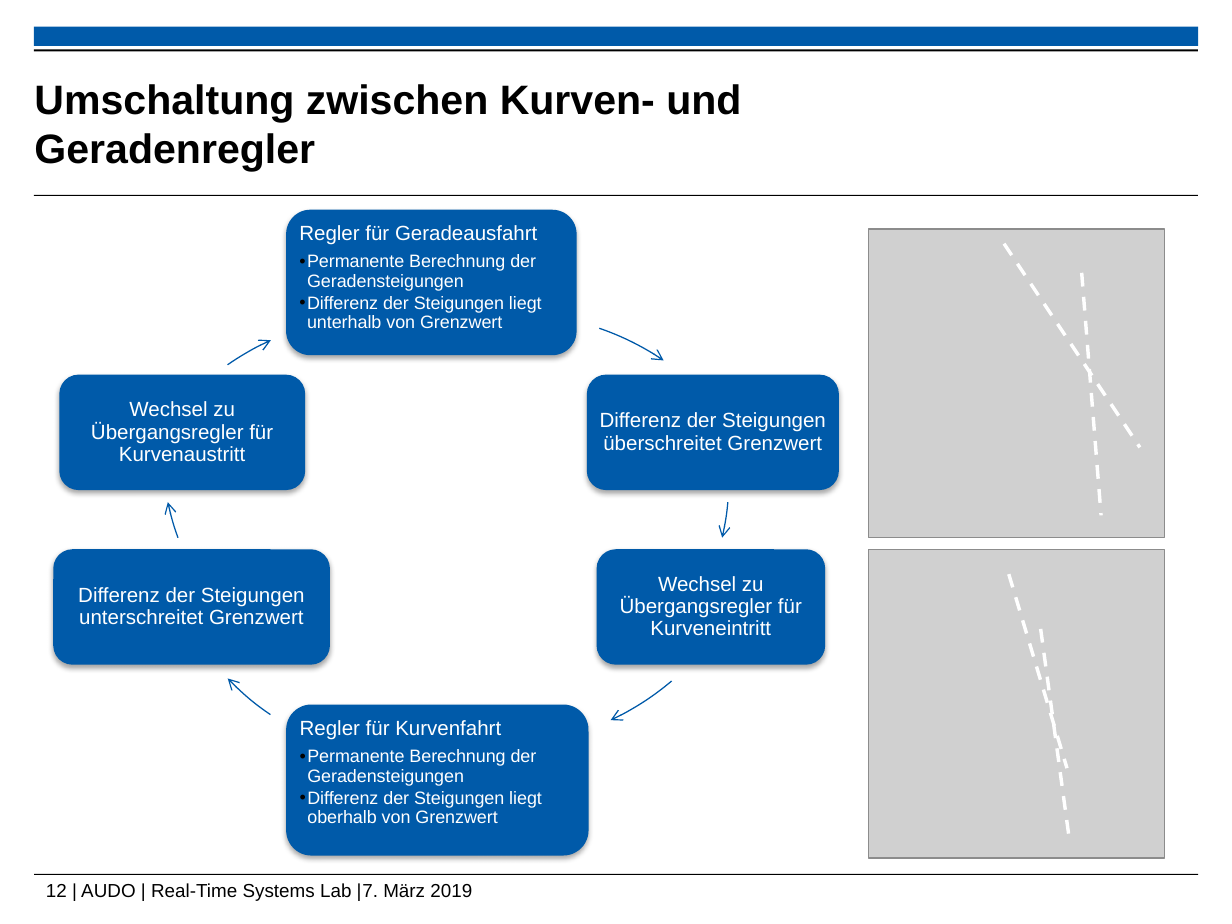
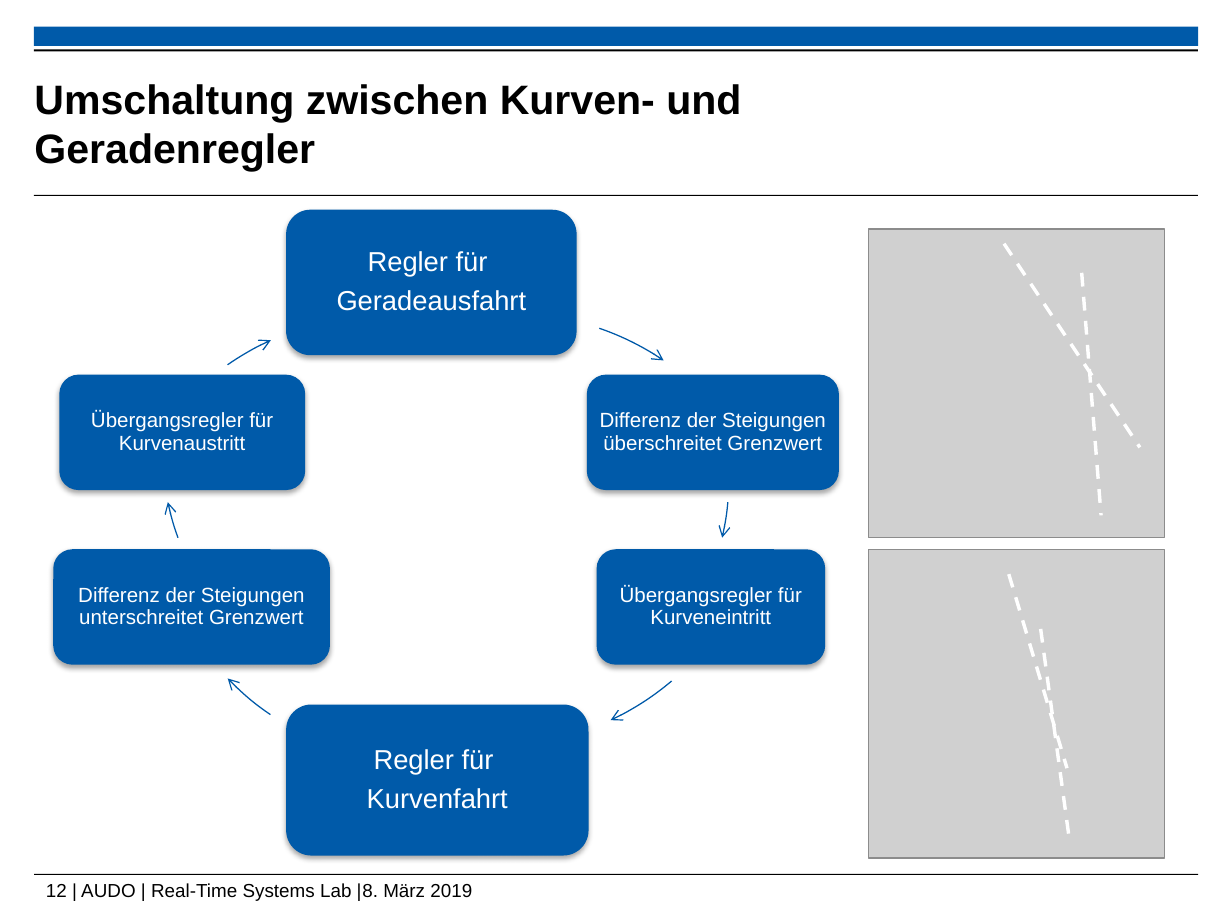
Before and after one commit to ramona3300/AUDO, a slide deck: slide 12 of Dokumente/Präsentationen/Abschlusspräsentation.pptx. Drawn at 1232x924 pixels with LibreOffice and Linux fonts; fonts in the diff are those of the drawing; grey boxes stand for pictures; background and template pictures are left out. Boxes give left, top, right and bottom in pixels: in the first picture for what was removed or moved away, otherwise in the second. Text is boxed around its words. In the diff, an @@ line names an element or a change of style, - is before the commit and + after.

```diff
--- a/Dokumente/Präsentationen/Abschlusspräsentation.pptx
+++ b/Dokumente/Präsentationen/Abschlusspräsentation.pptx
@@ text "Regler für" at (337, 251, 527, 311): vertical alignment top to middle @@
@@ text at (337, 251, 527, 311): text changed; size 10.5 to 16 pt @@
-Regler für Geradeausfahrt
-  • Permanente Berechnung der Geradensteigungen
-  • Differenz der Steigungen liegt unterhalb von Grenzwert
+Regler für
+Geradeausfahrt
@@ text at (91, 411, 273, 451): text changed @@
-Wechsel zu Übergangsregler für Kurvenaustritt
+Übergangsregler für Kurvenaustritt
@@ text at (620, 586, 802, 625): text changed @@
-Wechsel zu Übergangsregler für Kurveneintritt
+Übergangsregler für Kurveneintritt
@@ text "Regler für" at (367, 749, 508, 809): vertical alignment top to middle @@
@@ text at (367, 749, 508, 809): text changed; size 10.5 to 16 pt @@
-Regler für Kurvenfahrt
-  • Permanente Berechnung der Geradensteigungen
-  • Differenz der Steigungen liegt oberhalb von Grenzwert
+Regler für
+Kurvenfahrt
@@ text at (46, 883, 472, 901): text changed @@
-12 | AUDO | Real-Time Systems Lab |7. März 2019
+12 | AUDO | Real-Time Systems Lab |8. März 2019
```
Also in this commit, not shown: 4 other slides changed.
